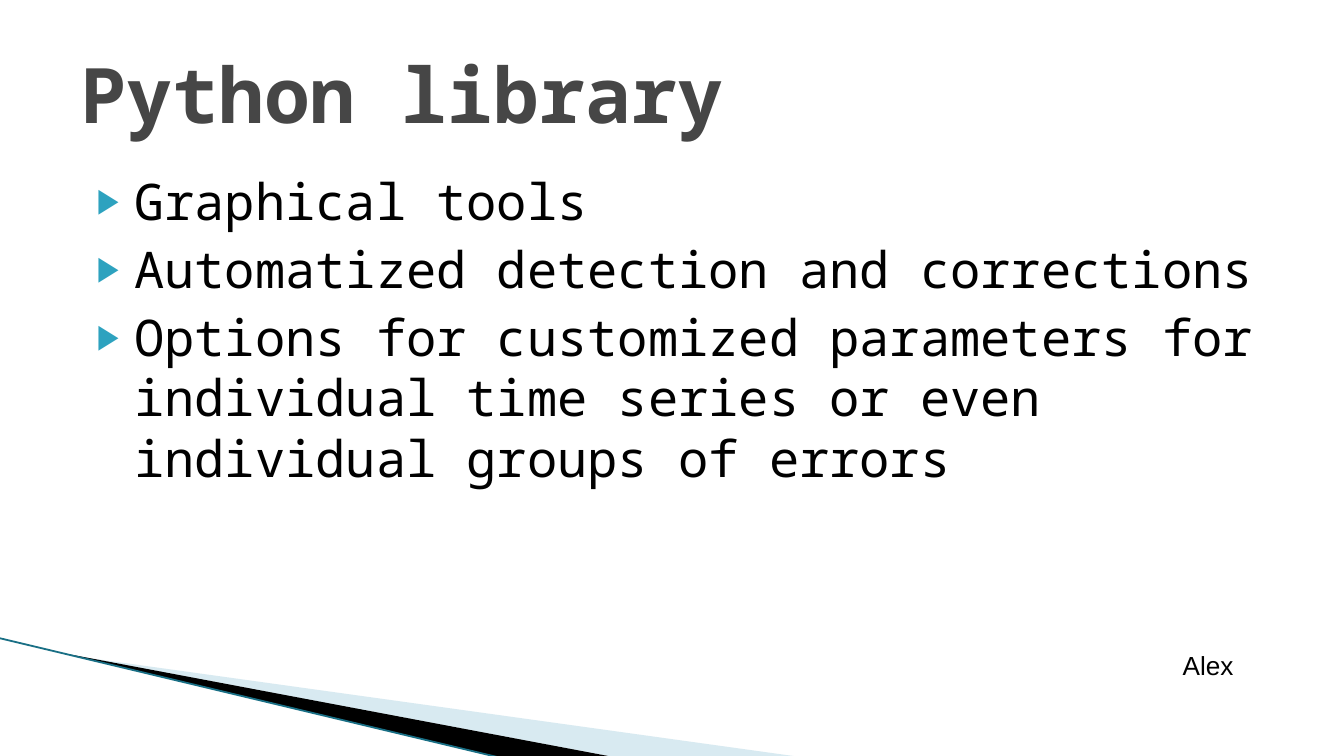
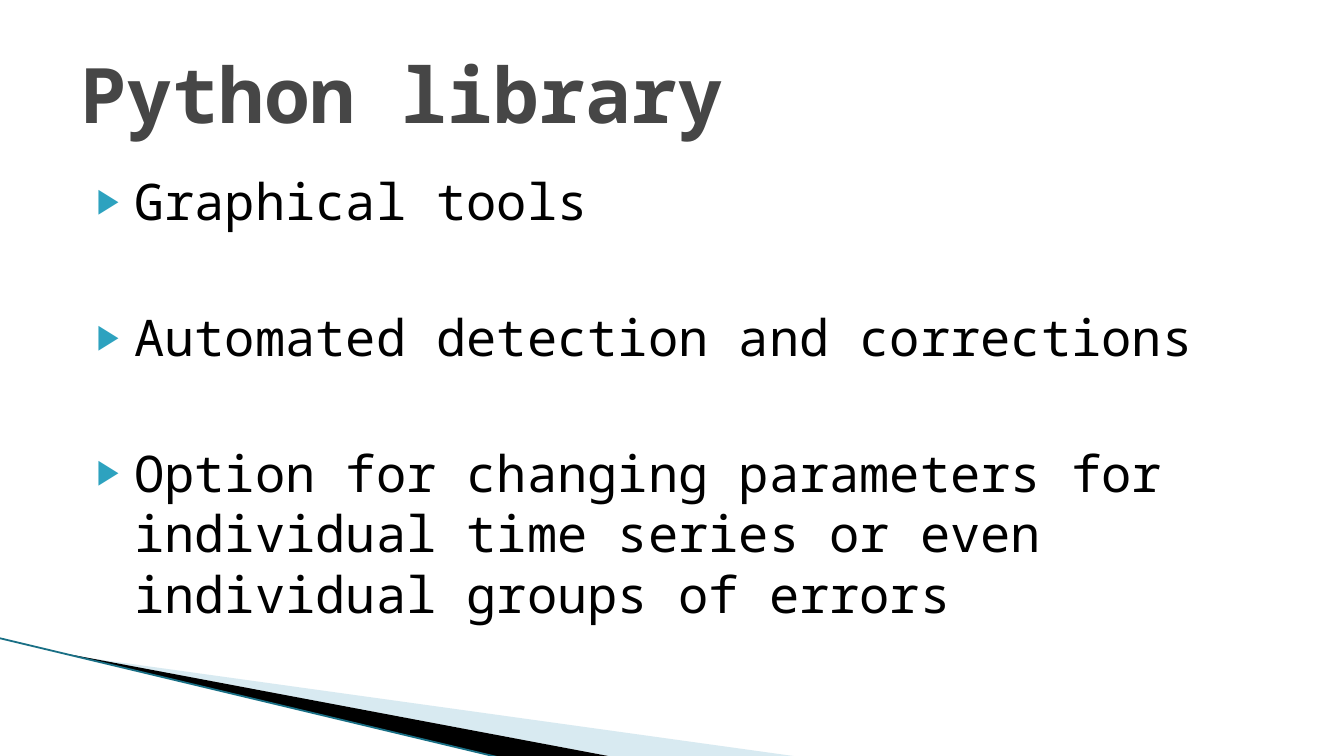
Before and after one commit to macejova/Ecox-seminar-project, a slide deck: slide 15 of prez/Macejovsky_Pardubicky_prez.pptx (slide 14 before the commit). Drawn at 1344x756 pixels with LibreOffice and Linux fonts; fonts in the diff are those of the drawing; background and template pictures are left out. Boxes give left, top, right and bottom in pixels: in the first picture for what was removed or moved away, otherwise in the second. Text is boxed around its words. In the diff, an @@ line names an element or a change of style, - is before the commit and + after.

```diff
--- a/prez/Macejovsky_Pardubicky_prez.pptx
+++ b/prez/Macejovsky_Pardubicky_prez.pptx
@@ text at [134, 317, 1193, 626]: text changed @@
-▶ Automatized detection and corrections
-▶ Options for customized parameters for individual time series or even individual groups of errors
+▶ Automated detection and corrections
+▶ Option for changing parameters for individual time series or even individual groups of errors
@@ text removed at [1183, 656, 1234, 676] @@
-Alex
```
Also in this commit, not shown: 11 other slides changed, 2 slides added, 1 slide removed.
